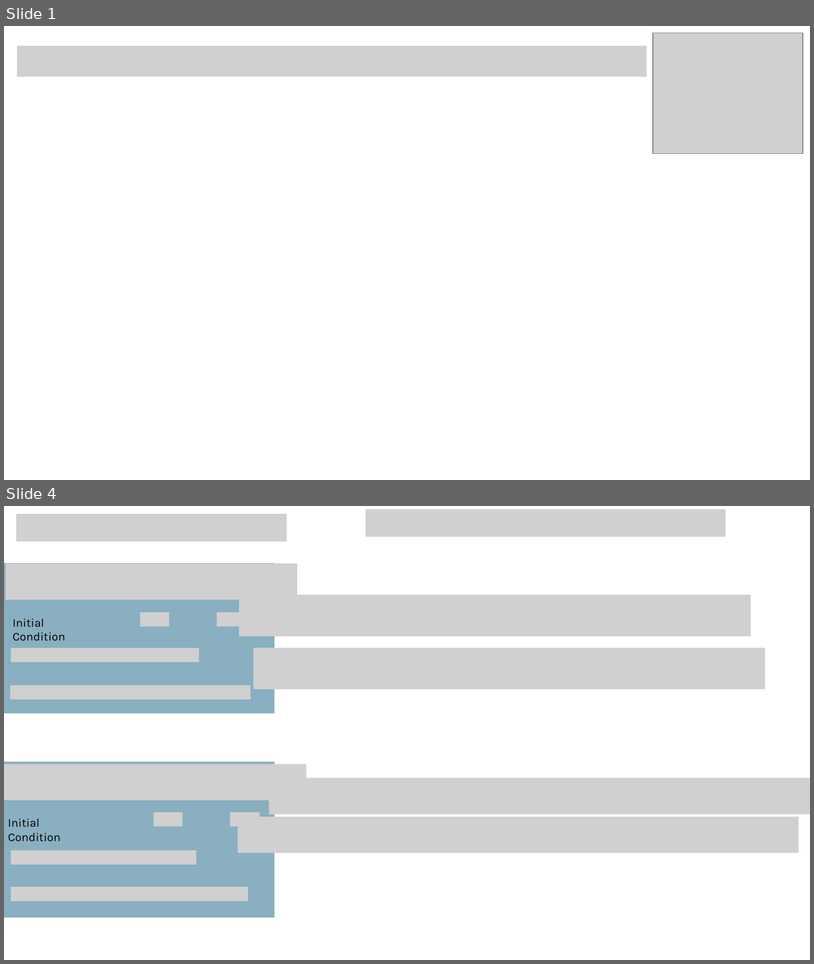
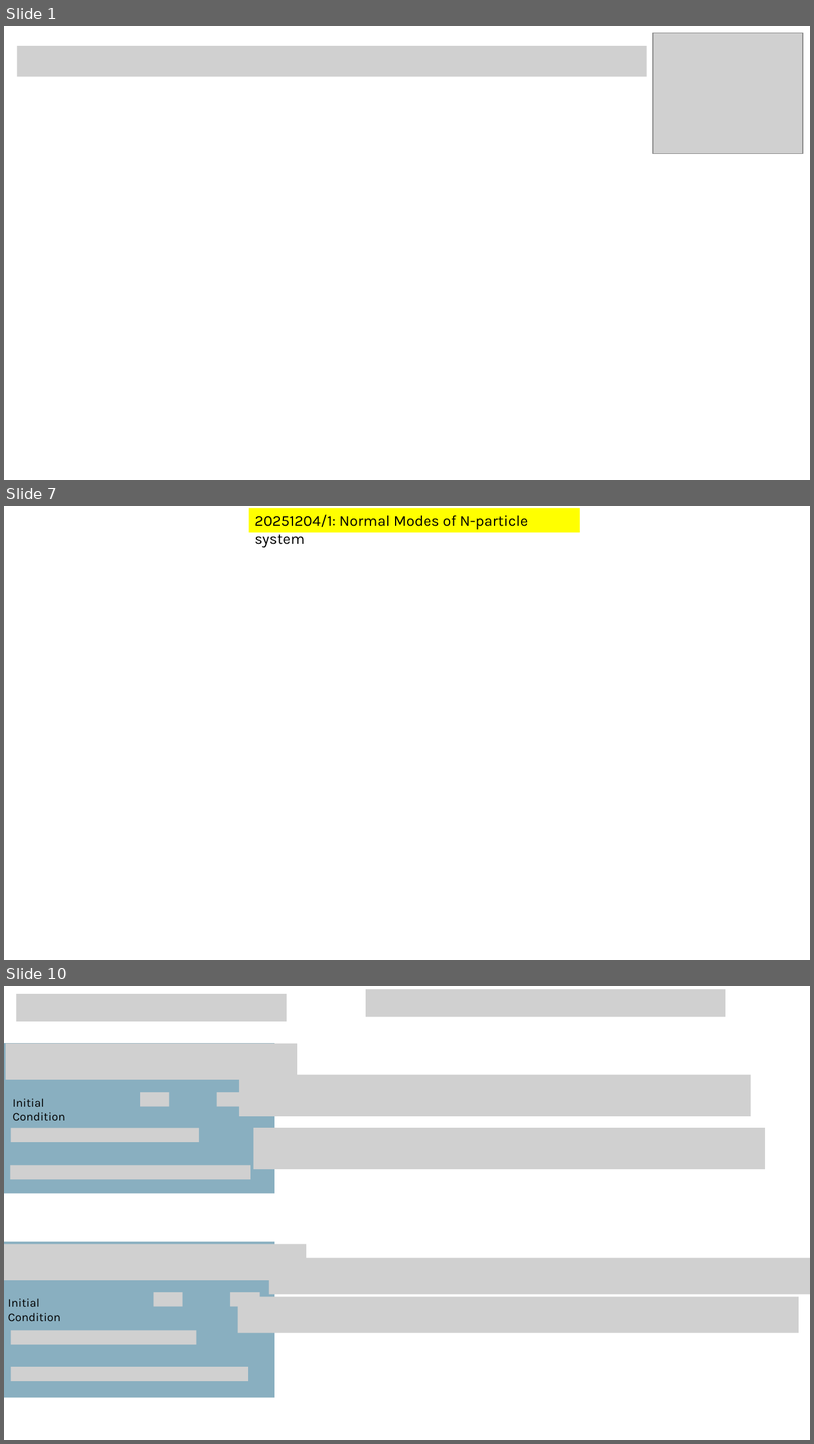
Before and after one commit to XinyunLiuX/Synchronized-Pulsating-Particles, a slide deck: Sync Pulsating Particles.pptx. Shown one above the other, each under a label of ours: slides 1 and 4 before the commit, slides 1, 7 and 10 after it; the slides between them are not shown. The pictures are 814x964 and 814x1444 pixels, drawn with LibreOffice and Linux fonts; fonts in the diff are those of the drawing; grey boxes stand for pictures. Boxes give left, top, right and bottom in pixels: in the first picture for what was removed or moved away, otherwise in the second. Text is boxed around its words. In the diff, an @@ line names an element or a change of style, - is before the commit and + after.

```diff
--- a/Sync Pulsating Particles.pptx
+++ b/Sync Pulsating Particles.pptx
@@ slide 7 added at bbox=[4, 506, 810, 960], background #FFFFFF @@
@@ rectangle added at bbox=[249, 508, 581, 532], fill #FFFF00, 18 pt, text #000000 @@
+20251204/1: Normal Modes of N-particle system
@@ what was slide 4 is now slide 10 @@
```
Also in this commit, not shown: 2 slides changed, 5 other slides added, 9 other files.
